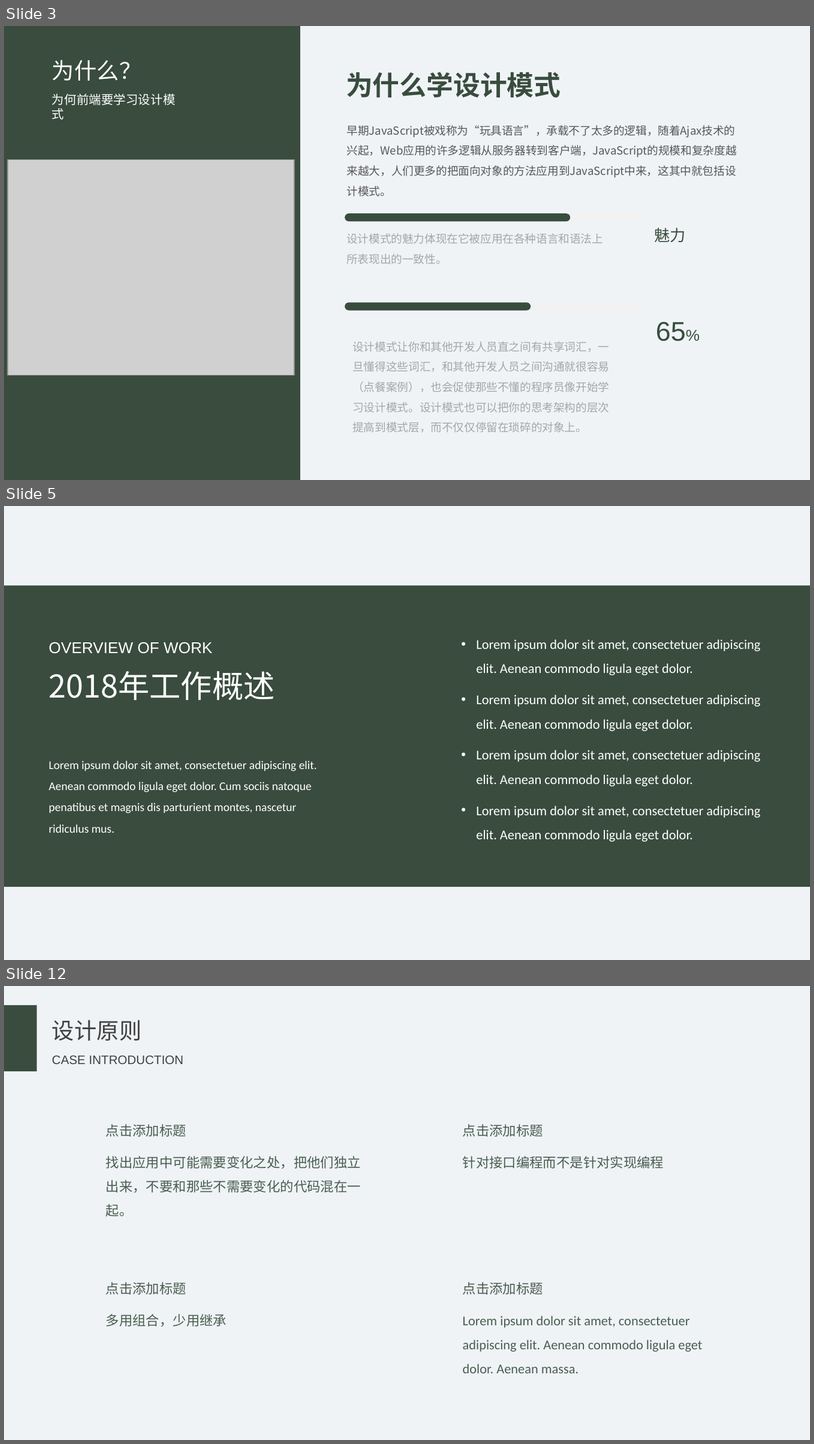
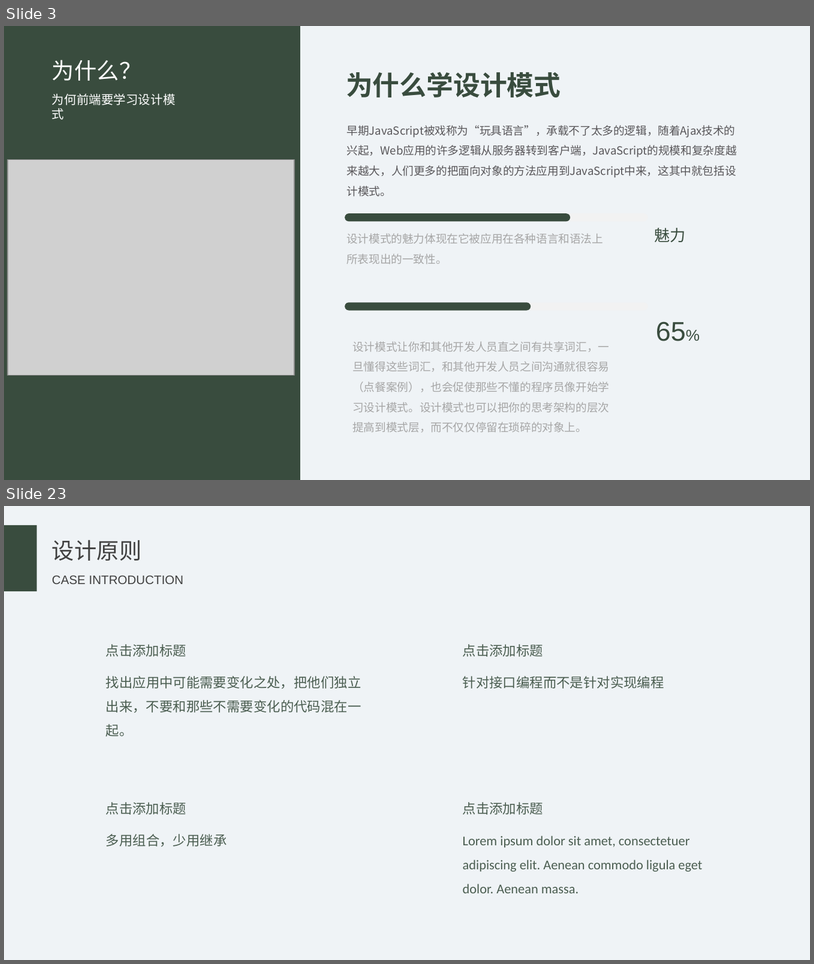
Before and after one commit to HTML-Worker/Design_Pattern_Sharing, a slide deck: doc/设计模式.pptx. Shown one above the other, each under a label of ours: slides 3, 5 and 12 before the commit, slides 3 and 23 after it; the slides between them are not shown. The pictures are 814x1444 and 814x964 pixels, drawn with LibreOffice and Linux fonts; fonts in the diff are those of the drawing; grey boxes stand for pictures. Boxes give left, top, right and bottom in pixels: in the first picture for what was removed or moved away, otherwise in the second. Text is boxed around its words. In the diff, an @@ line names an element or a change of style, - is before the commit and + after.

```diff
--- a/doc/设计模式.pptx
+++ b/doc/设计模式.pptx
@@ slide 5 removed at (4,506,810,960), background #EFF3F6 @@
@@ rectangle removed at (4,586,810,886) @@
@@ group removed at (49,639,761,841): 7 texts @@
-2018年工作概述
-OVERVIEW OF WORK
-Lorem ipsum dolor sit amet, consectetuer adipiscing elit. Aenean commodo ligula eget dolor. Cum sociis natoque penatibus et magnis dis parturient montes, nascetur ridiculus mus.
-• Lorem ipsum dolor sit amet, consectetuer adipiscing elit. Aenean commodo ligula eget dolor.
-• Lorem ipsum dolor sit amet, consectetuer adipiscing elit. Aenean commodo ligula eget dolor.
-• Lorem ipsum dolor sit amet, consectetuer adipiscing elit. Aenean commodo ligula eget dolor.
-• Lorem ipsum dolor sit amet, consectetuer adipiscing elit. Aenean commodo ligula eget dolor.
@@ what was slide 12 is now slide 23 @@
```
Also in this commit, not shown: 7 slides changed, 16 slides added, 12 other slides removed, 1 other file.
